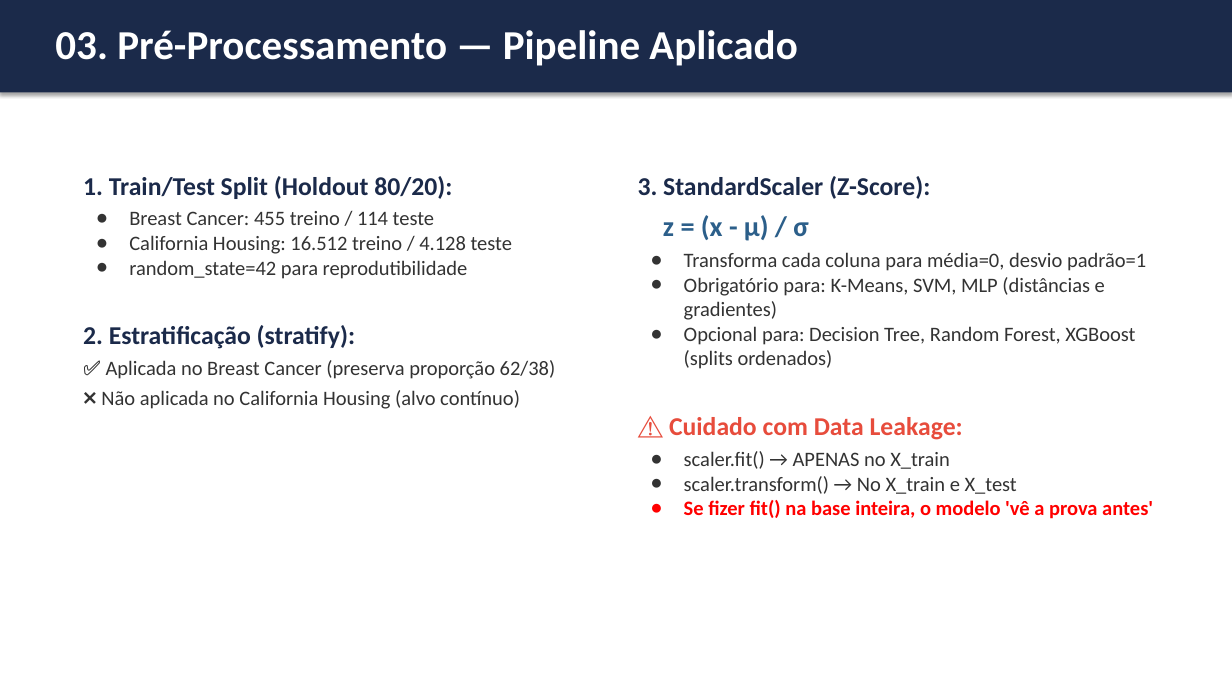
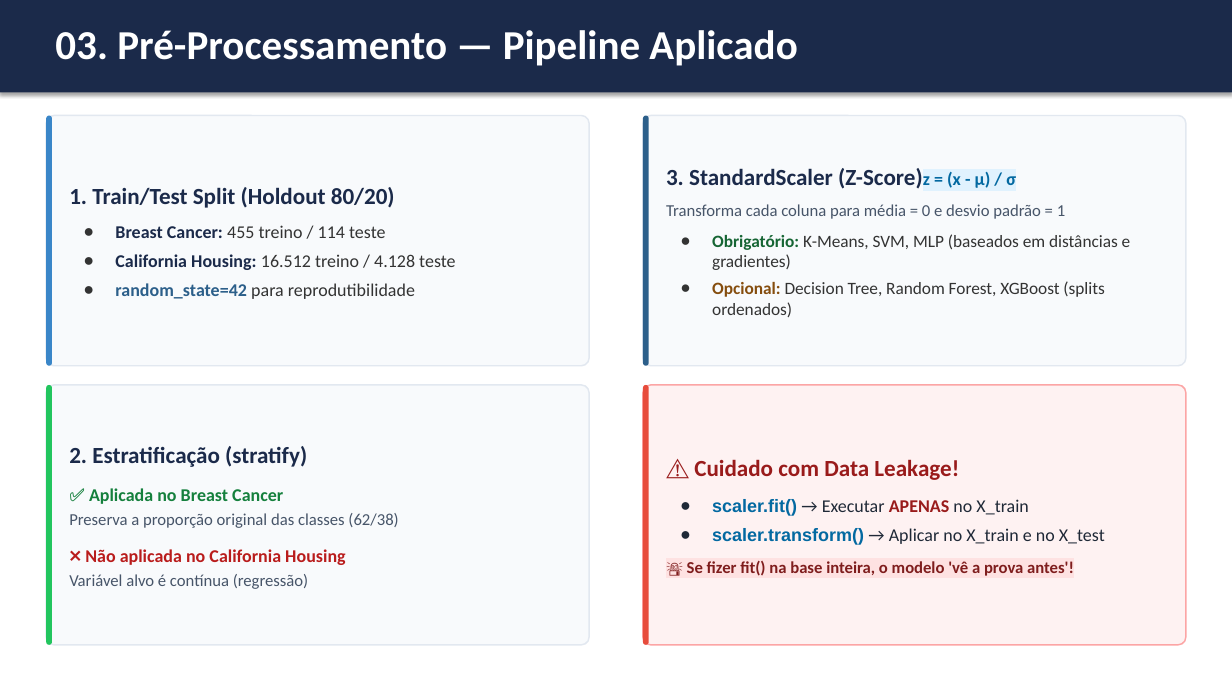
Before and after one commit to Jacsonrn/ufrn-dca3606-ml-comparative-analysis, a slide deck: slide 9 of Apresentacao_Projeto_ML.pptx. Drawn at 1232x693 pixels with LibreOffice and Linux fonts; fonts in the diff are those of the drawing. Boxes give left, top, right and bottom in pixels: in the first picture for what was removed or moved away, otherwise in the second. Text is boxed around its words. In the diff, an @@ line names an element or a change of style, - is before the commit and + after.

```diff
--- a/Apresentacao_Projeto_ML.pptx
+++ b/Apresentacao_Projeto_ML.pptx
@@ rounded rectangle added at bbox=[46, 116, 590, 366], fill #F8FAFC, outline #E2E8F0 1.13 pt @@
@@ rounded rectangle added at bbox=[46, 116, 52, 366], fill #3A86C8 @@
@@ rounded rectangle added at bbox=[643, 116, 1187, 366], fill #F8FAFC, outline #E2E8F0 1.13 pt @@
@@ rounded rectangle added at bbox=[643, 116, 649, 366], fill #2C5F8A @@
@@ text "1. Train/Test Split (Holdout 80/20)" at bbox=[69, 187, 455, 299]: vertical alignment top to middle @@
@@ text "3. StandardScaler (Z-Score)z = (x ..." at bbox=[666, 168, 1131, 317]: vertical alignment top to middle @@
@@ text at bbox=[666, 168, 1131, 317]: text changed; size 16 to 13.5 pt @@
-3. StandardScaler (Z-Score):
-z = (x - μ) / σ
-● Transforma cada coluna para média=0, desvio padrão=1
-● Obrigatório para: K-Means, SVM, MLP (distâncias e gradientes)
-● Opcional para: Decision Tree, Random Forest, XGBoost (splits ordenados)
-⚠️ Cuidado com Data Leakage:
-● scaler.fit() → APENAS no X_train
-● scaler.transform() → No X_train e X_test
-● Se fizer fit() na base inteira, o modelo 'vê a prova antes'
+3. StandardScaler (Z-Score)z = (x - μ) / σ
+Transforma cada coluna para média = 0 e desvio padrão = 1
+● Obrigatório: K-Means, SVM, MLP (baseados em distâncias e gradientes)
+● Opcional: Decision Tree, Random Forest, XGBoost (splits ordenados)
@@ text at bbox=[69, 187, 395, 208]: text changed; size 20 to 18 pt @@
-1. Train/Test Split (Holdout 80/20):
+1. Train/Test Split (Holdout 80/20)
@@ text at bbox=[115, 225, 455, 299]: size 16 to 14 pt in "Breast Cancer: 455 treino / 114 teste", "California Housing: 16.512 treino / 4.128 teste", "random_state=42 para reprodutibilidade"; text colour #333333 to #1B2A4A in "Breast Cancer:", "California Housing:"; bold on in "Breast Cancer:", "California Housing:", "random_state=42"; text colour #333333 to #2C5F8A in "random_state=42"; indent changed; more space between paragraphs @@
@@ text at bbox=[83, 325, 556, 409]: paragraphs removed @@
-2. Estratificação (stratify):
-✅ Aplicada no Breast Cancer (preserva proporção 62/38)
-❌ Não aplicada no California Housing (alvo contínuo)
@@ rounded rectangle added at bbox=[46, 385, 590, 645], fill #F8FAFC, outline #E2E8F0 1.13 pt @@
@@ rounded rectangle added at bbox=[46, 385, 52, 645], fill #22C55E @@
@@ rounded rectangle added at bbox=[643, 385, 1187, 645], fill #FEF2F2, outline #FCA5A5 1.13 pt @@
@@ rounded rectangle added at bbox=[643, 385, 649, 645], fill #E74C3C @@
@@ text added at bbox=[69, 446, 398, 589], 13 pt, text #475569, bold @@
+2. Estratificação (stratify)
+✅ Aplicada no Breast Cancer
+Preserva a proporção original das classes (62/38)
+❌ Não aplicada no California Housing
+Variável alvo é contínua (regressão)
@@ text added at bbox=[687, 459, 1105, 576], 14 pt, text #7F1D1D, bold @@
+⚠️ Cuidado com Data Leakage!
+● scaler.fit() → Executar APENAS no X_train
+● scaler.transform() → Aplicar no X_train e no X_test
+🚨 Se fizer fit() na base inteira, o modelo 'vê a prova antes'!
```
Also in this commit, not shown: 7 other slides changed.
